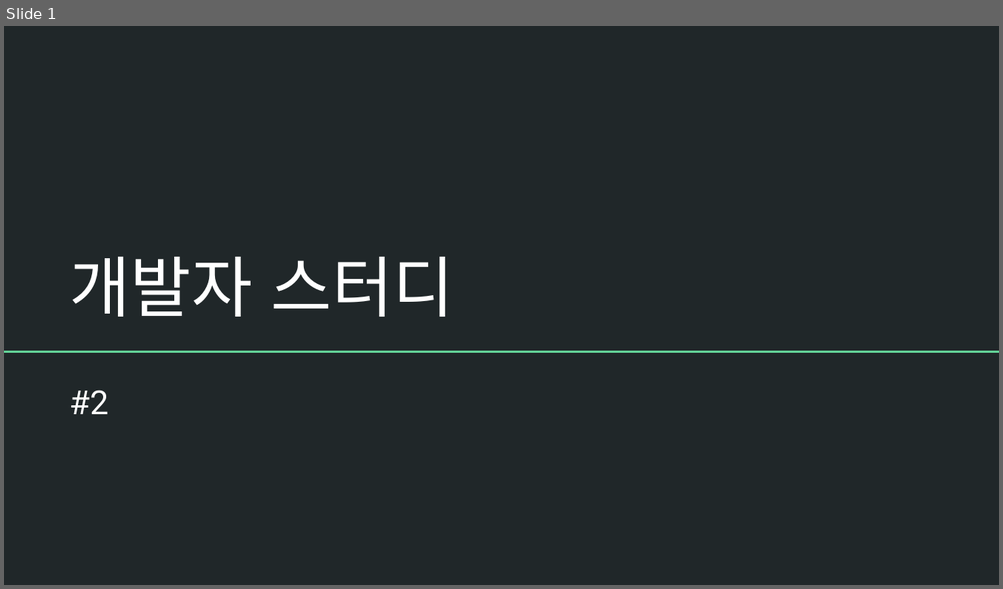
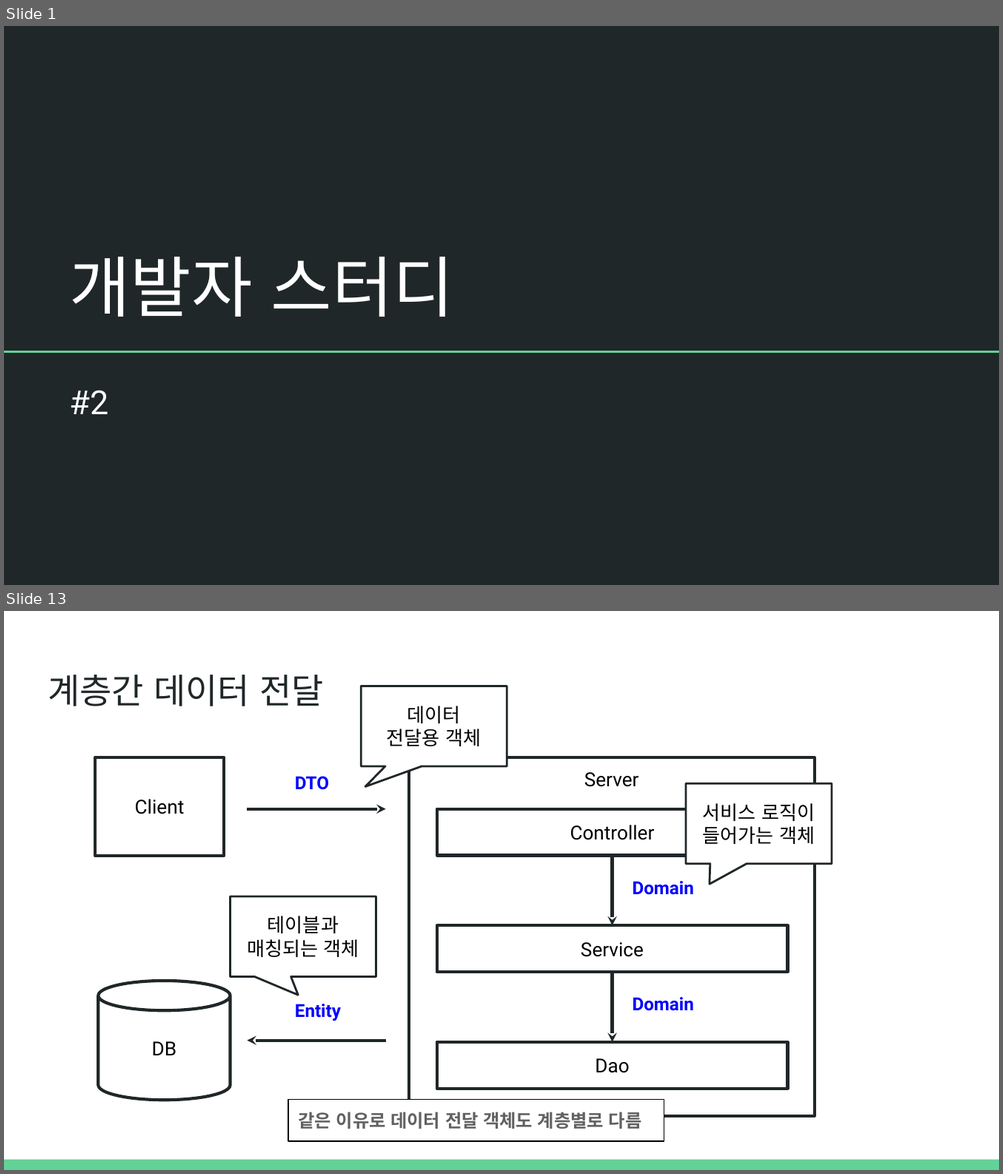
Before and after one commit to SJCEstudy/SJCEstudy_2025_Lecture, a slide deck: Server Lecture Material/개발자 스터디 #2.pptx. Shown one above the other, each under a label of ours: slide 1 before the commit, slides 1 and 13 after it; the slides between them are not shown. The pictures are 1003x589 and 1003x1174 pixels, drawn with LibreOffice and Linux fonts; fonts in the diff are those of the drawing. Boxes give left, top, right and bottom in pixels: in the first picture for what was removed or moved away, otherwise in the second. Text is boxed around its words. In the diff, an @@ line names an element or a change of style, - is before the commit and + after.

```diff
--- a/Server Lecture Material/개발자 스터디 #2.pptx
+++ b/Server Lecture Material/개발자 스터디 #2.pptx
@@ slide 13 added at [4, 611, 999, 1170], background #FFFFFF @@
@@ title added at [48, 675, 324, 706], 25.2 pt, text #202729 @@
+계층간 데이터 전달
@@ rounded speech box added at [361, 686, 507, 766], fill #FFFFFF, outline #202729 1.5 pt, 14 pt, text #000000 @@
+데이터
+전달용 객체
@@ rectangle added at [94, 758, 224, 857], outline #202729 2.25 pt, 14 pt, text #000000 @@
+Client
@@ rectangle added at [409, 758, 814, 1116], outline #202729 2.25 pt, 14 pt, text #000000 @@
+Server
@@ text added at [295, 776, 329, 790], 13 pt, text #0000FF, bold @@
+DTO
@@ rounded speech box added at [686, 784, 831, 865], fill #FFFFFF, outline #202729 1.5 pt, 14 pt, text #000000 @@
+서비스 로직이
+들어가는 객체
@@ arrow added from (247, 809) to (386, 809), #202729 2.25 pt @@
@@ rectangle added at [437, 809, 788, 856], outline #202729 2.25 pt, 14 pt, text #000000 @@
+Controller
@@ arrow added from (612, 856) to (612, 925), #202729 2.25 pt @@
@@ rounded speech box added at [230, 897, 376, 977], outline #202729 1.5 pt, 14 pt, text #000000 @@
+테이블과 매칭되는 객체
@@ text added at [632, 881, 694, 895], 13 pt, text #0000FF, bold @@
+Domain
@@ rectangle added at [437, 925, 788, 972], outline #202729 2.25 pt, 14 pt, text #000000 @@
+Service
@@ cylinder added at [99, 981, 230, 1100], outline #202729 2.25 pt, 14 pt, text #000000 @@
+DB
@@ arrow added from (612, 972) to (612, 1042), #202729 2.25 pt @@
@@ text added at [295, 1004, 341, 1021], 13 pt, text #0000FF, bold @@
+Entity
@@ text added at [632, 997, 694, 1011], 13 pt, text #0000FF, bold @@
+Domain
@@ arrow added from (386, 1041) to (247, 1041), #202729 2.25 pt @@
@@ rectangle added at [437, 1042, 788, 1089], outline #202729 2.25 pt, 14 pt, text #000000 @@
+Dao
@@ rectangle added at [288, 1100, 664, 1142], fill #FFFFFF, outline #000000 0.75 pt, 13 pt, text #616161, bold @@
+같은 이유로 데이터 전달 객체도 계층별로 다름
@@ rectangle added at [4, 1160, 999, 1170], fill #63D297 @@
```
Also in this commit, not shown: 3 slides changed, 18 other slides added, 1 other file.
